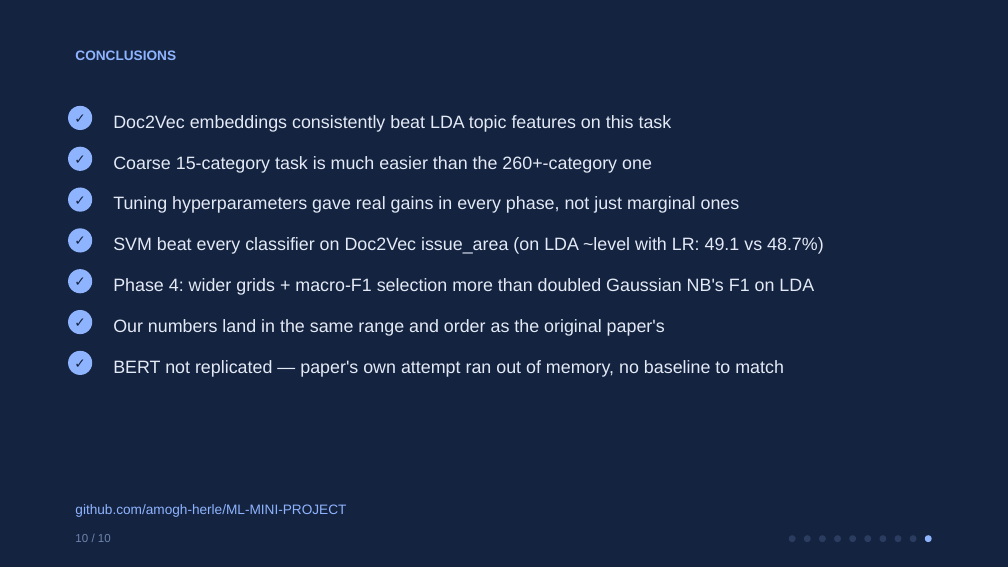
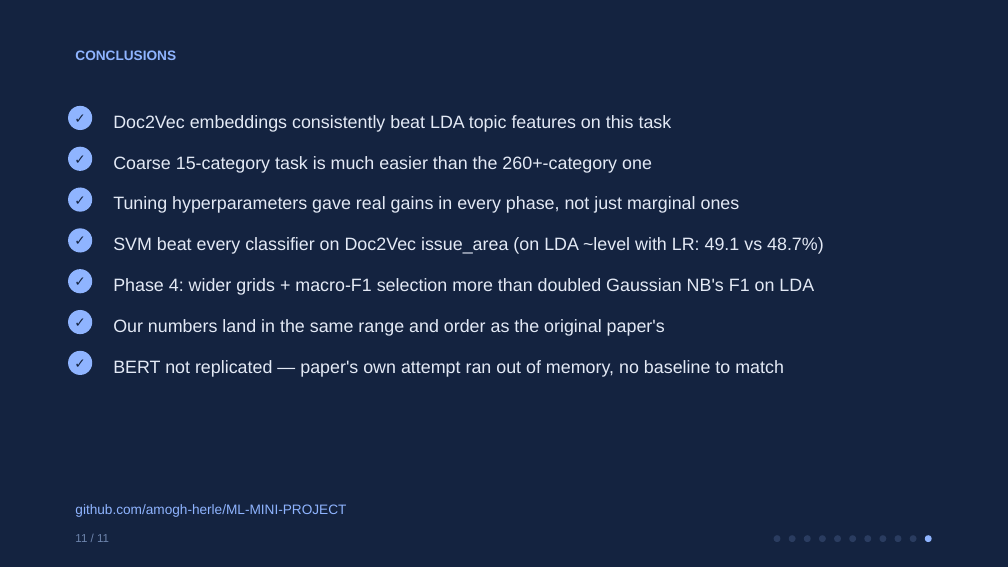
Before and after one commit to amogh-herle/ML-MINI-PROJECT, a slide deck: slide 12 of report/slides.pptx (slide 11 before the commit). Drawn at 1008x567 pixels with LibreOffice and Linux fonts; fonts in the diff are those of the drawing. Boxes give left, top, right and bottom in pixels: in the first picture for what was removed or moved away, otherwise in the second. Text is boxed around its words. In the diff, an @@ line names an element or a change of style, - is before the commit and + after.

```diff
--- a/report/slides.pptx
+++ b/report/slides.pptx
@@ text at (x1=75, y1=534, x2=109, y2=542): text changed @@
-10 / 10
+11 / 11
@@ ellipse added at (x1=774, y1=535, x2=780, y2=542), fill #2A3C60 @@
```
Also in this commit, not shown: 9 other slides changed, 1 slide added, 10 other files.
